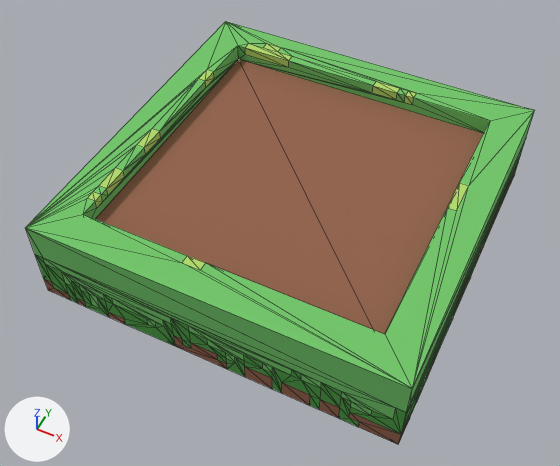
The OBJ model Assets/Models/cubito_hierba_lento.obj as it was, and as the next commit left it.
Camera for both pictures: a 50 mm lens placed at (2.51, -5.45, 9.63), pointed at (-0.05, -0.34, 3.24). Arrows for +X, +Y and +Z are at lower left; the lights stay in place. Mesh edges are drawn as thin lines. Where no turn or scale is listed for an object, it has been applied to the vertices. Vertices at the same position are counted once.

The first picture shows 'Untitled'.
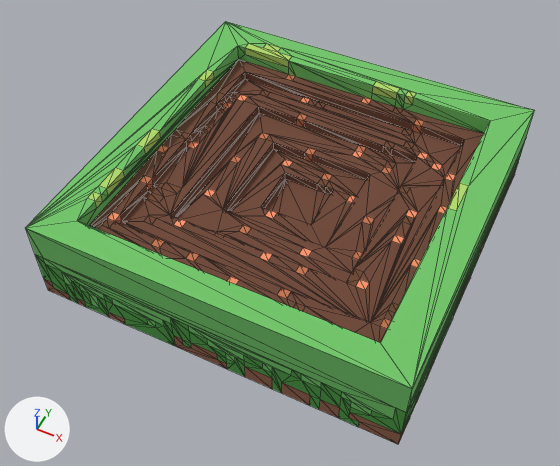
Boxes [x1, y1, x2, y2] around the edits, measured in the pictures (560 x 466 px):
part 1 of me_untitled, built on
    before: [26, 59, 484, 388]
    after: [26, 55, 484, 388]

What the commit changed:
me_untitled is used by ob_untitled; location (0.0, 0.0, 0.0).
me_untitled had 498 vertices, 992 faces and spanned x -2.0..2.0, y -2.0..2.0, z 3.0..4.0.
me_untitled now has 804 vertices, 1604 faces and spans x -2.0..2.0, y -2.0..2.0, z 3.0..4.0.
me_untitled part 1: 1 vertex moved from x 1.6, y -1.6, z 4.0 to x 1.6, y -1.7, z 4.0; 9 vertices removed from x -1.6..1.6, y -1.7..-1.6, z 3.8..4.0; 315 vertices added at x -1.6..1.6, y -1.7..1.6, z 3.4..4.0.
